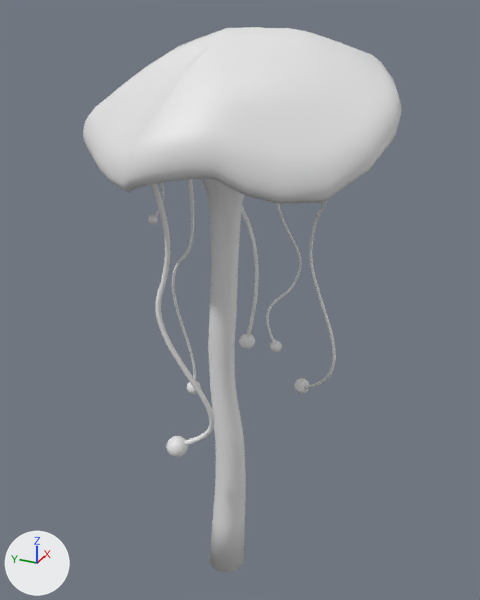
What one commit did to the FBX model Assets/DungeonAssets/FBX Dungeon/Flora/NewMushroom/Mushroom.fbx.
Rendered twice from a 50 mm lens placed at (-10.12, -4.9, 13.79), pointed at (0.3, -0.21, 8.58). Every picture has the same lights, and +X, +Y and +Z are marked at lower left. Where no turn or scale is listed for an object, it has been applied to the vertices. Vertices at the same position are counted once.

Objects in the first picture: 'Mushroom', 'String'.
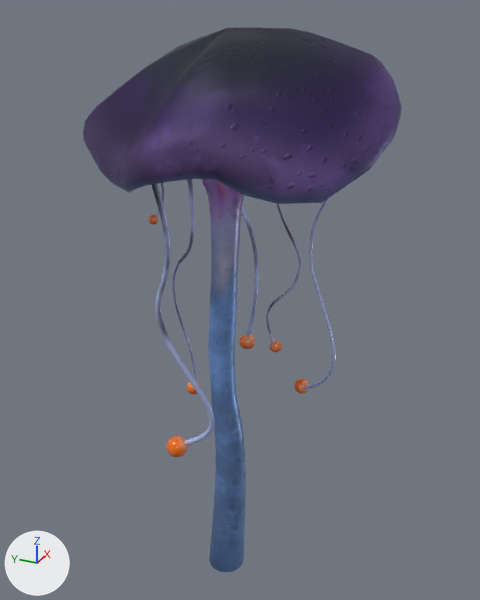
Where the newer file only moved an object's origin or applied its transform, the numbers keep the older frame.

Location of each change, (x1, y1, x2, y2) in pixels of the pictures (480 x 600 px):
'Mushroom', recoloured, surface changed: (83, 27, 402, 572) in both
'String', recoloured: (148, 179, 336, 457) in both

The change in detail:
Picture 'mushroom_DefaultMaterial_Normal_OpenGL.png' (img_mushroom_defaultmaterial_normal_opengl_png) is new.
Picture 'mushroom_DefaultMaterial_BaseColor.png' (img_mushroom_defaultmaterial_basecolor_png) is new.
Picture 'mushroom_DefaultMaterial_OcclusionRoughnessMetallic.png' (img_mushroom_defaultmaterial_occlusionroughnessmetallic_png) is new.
Material 'Material.001' (mat_material_001) is new.
Uses the picture img_mushroom_defaultmaterial_basecolor_png.
Uses the picture img_mushroom_defaultmaterial_normal_opengl_png.
Uses the picture img_mushroom_defaultmaterial_occlusionroughnessmetallic_png.
Material 'Material' (mat_material) is new.
Uses the picture img_mushroom_defaultmaterial_basecolor_png.
Uses the picture img_mushroom_defaultmaterial_normal_opengl_png.
Uses the picture img_mushroom_defaultmaterial_occlusionroughnessmetallic_png.
me_cylinder has 1618 vertices, 1624 faces and spans x -2.1..1.95, y -2.95..2.5, z 2.27..13.35.
me_cylinder is used by ob_mushroom; location (0.0, 0.0, 0.0).
me_cylinder part 1: texture (UV) coordinates of 1624 of 1624 faces, centred in x -2.07..1.93, y -2.95..2.47, z 2.27..13.34, changed; they spanned u 0.0..1.0, v 0.01..1.0 and now span u 0.0..0.95, v 0.0..0.96.
me_cylinder now uses material mat_material.
me_béziercurve_004 has 5976 vertices, 6084 faces and spans x -0.98..2.32, y -3.17..0.3, z -4.45..2.11.
me_béziercurve_004 now uses material mat_material_001.
